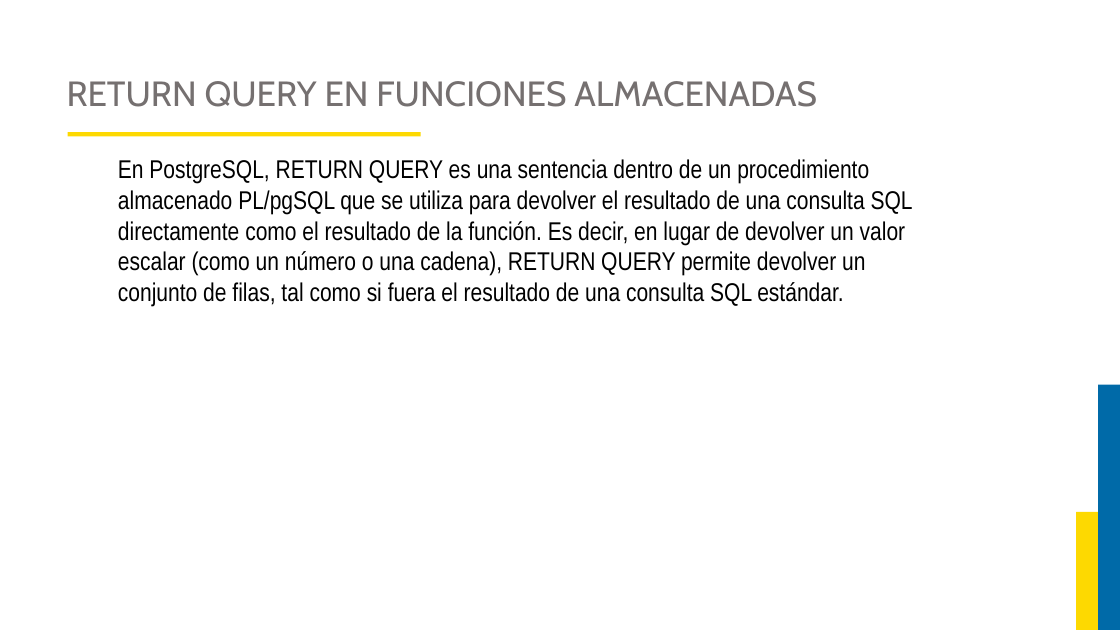
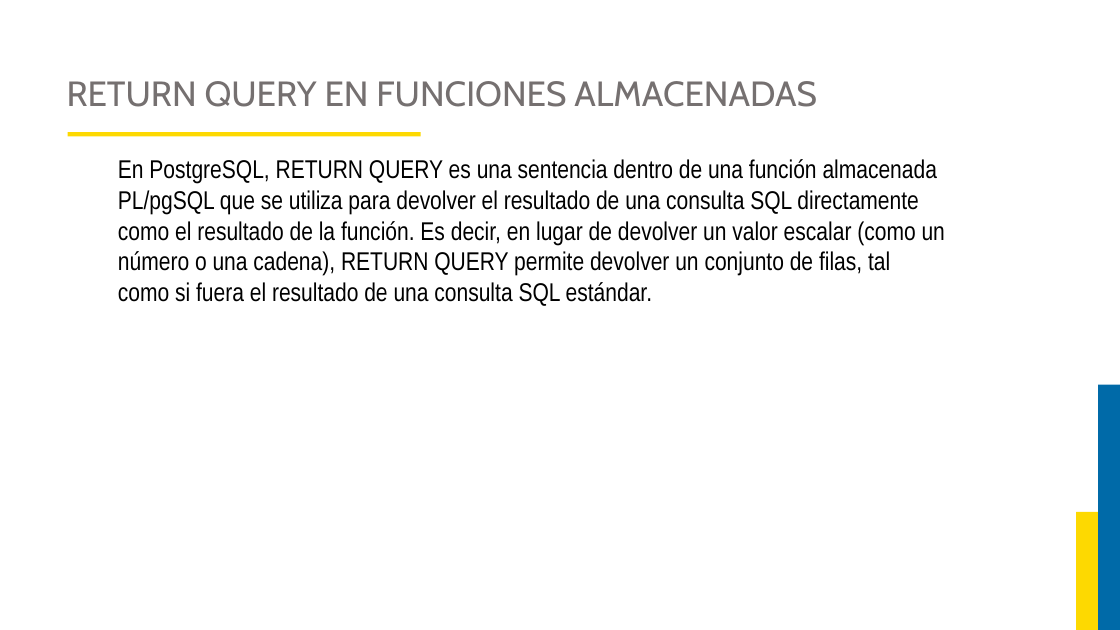
Before and after one commit to JorgeAlejandroAguirreGutierrez/proyecto-luis, a slide deck: slide 75 of Curso Base de Datos 2/DIAPOSITIVAS BASES DE DATOS 2.pptx. Drawn at 1120x630 pixels with LibreOffice and Linux fonts; fonts in the diff are those of the drawing; background and template pictures are left out. Boxes give left, top, right and bottom in pixels: in the first picture for what was removed or moved away, otherwise in the second. Text is boxed around its words. In the diff, an @@ line names an element or a change of style, - is before the commit and + after.

```diff
--- a/Curso Base de Datos 2/DIAPOSITIVAS BASES DE DATOS 2.pptx
+++ b/Curso Base de Datos 2/DIAPOSITIVAS BASES DE DATOS 2.pptx
@@ text at (118, 159, 945, 306): text changed @@
-En PostgreSQL, RETURN QUERY es una sentencia dentro de un procedimiento almacenado PL/pgSQL que se utiliza para devolver el resultado de una consulta SQL directamente como el resultado de la función. Es decir, en lugar de devolver un valor escalar (como un número o una cadena), RETURN QUERY permite devolver un conjunto de filas, tal como si fuera el resultado de una consulta SQL estándar.
+En PostgreSQL, RETURN QUERY es una sentencia dentro de una función almacenada PL/pgSQL que se utiliza para devolver el resultado de una consulta SQL directamente como el resultado de la función. Es decir, en lugar de devolver un valor escalar (como un número o una cadena), RETURN QUERY permite devolver un conjunto de filas, tal como si fuera el resultado de una consulta SQL estándar.
```
Also in this commit, not shown: 7 other slides changed, 1 slide added, 2 slides removed, 18 other files.
